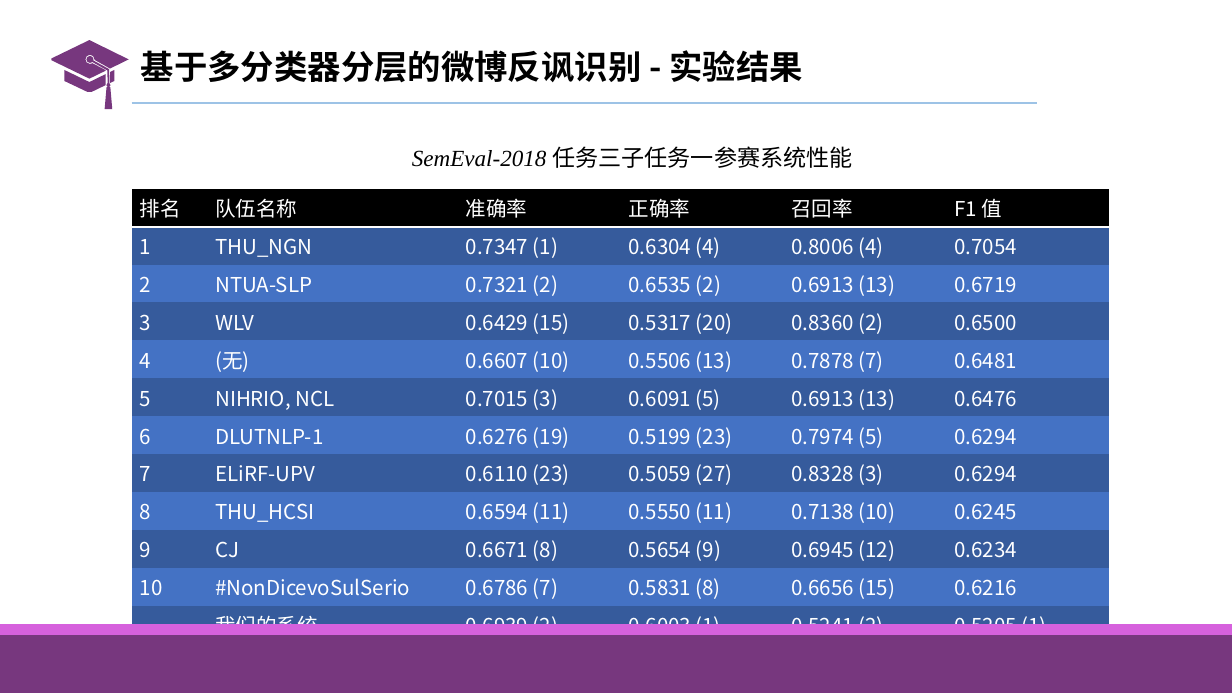
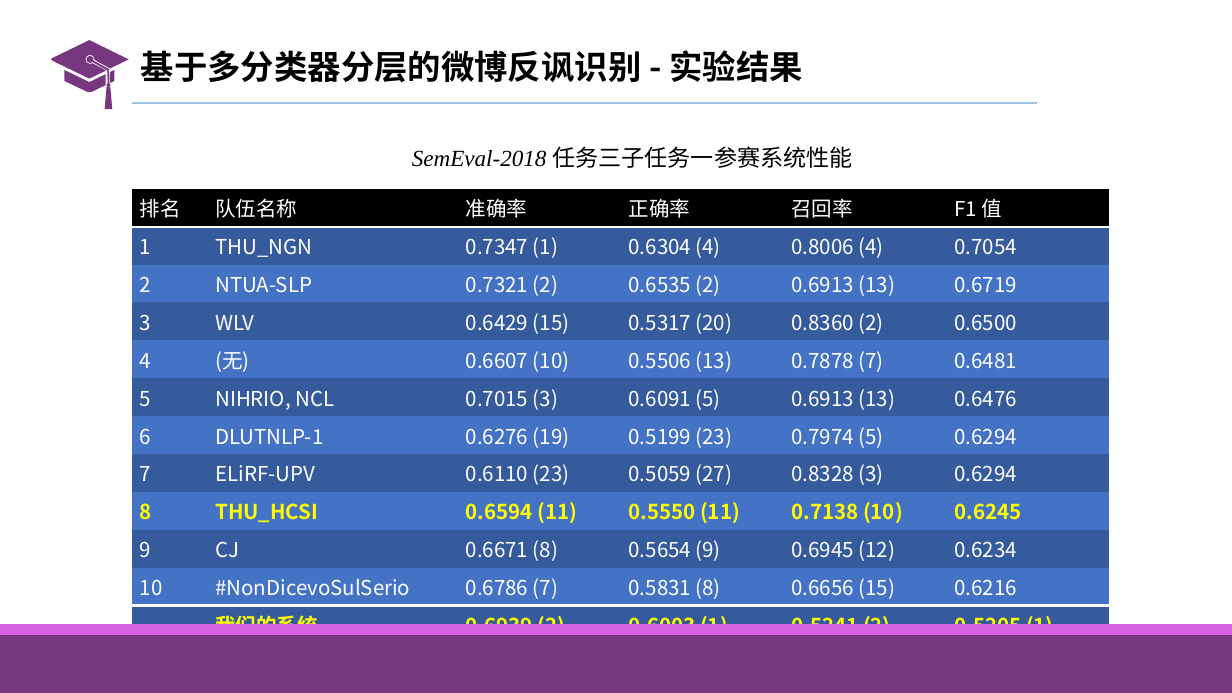
Before and after one commit to liangxh/grad2019, a slide deck: slide 60 of 计研163_梁锡豪_2016211014.pptx (slide 33 before the commit). Drawn at 1232x693 pixels with LibreOffice and Linux fonts; fonts in the diff are those of the drawing. Boxes give left, top, right and bottom in pixels: in the first picture for what was removed or moved away, otherwise in the second. Text is boxed around its words. In the diff, an @@ line names an element or a change of style, - is before the commit and + after.

```diff
--- a/计研163_梁锡豪_2016211014.pptx
+++ b/计研163_梁锡豪_2016211014.pptx
@@ table at (131, 189, 1108, 643) @@
@@ text colour #FFFFFF to #FFFF00, bold on in "8", "THU_HCSI", "0.6594 (11)", "0.5550 (11)" and 7 more places @@
@@ borders changed @@
```
Also in this commit, not shown: 10 other slides changed, 11 slides added.
